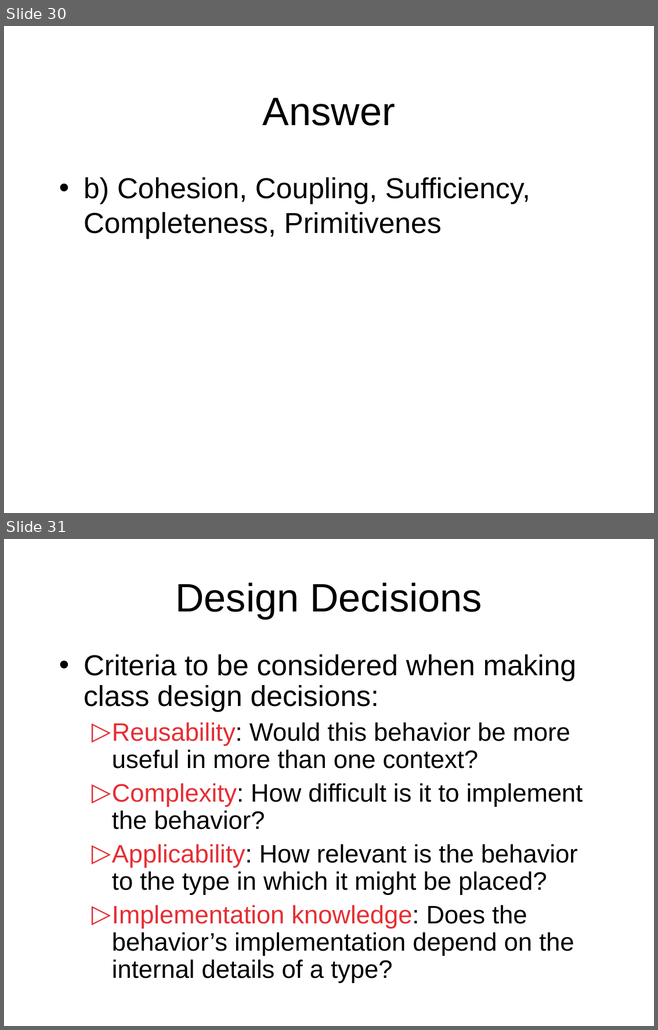
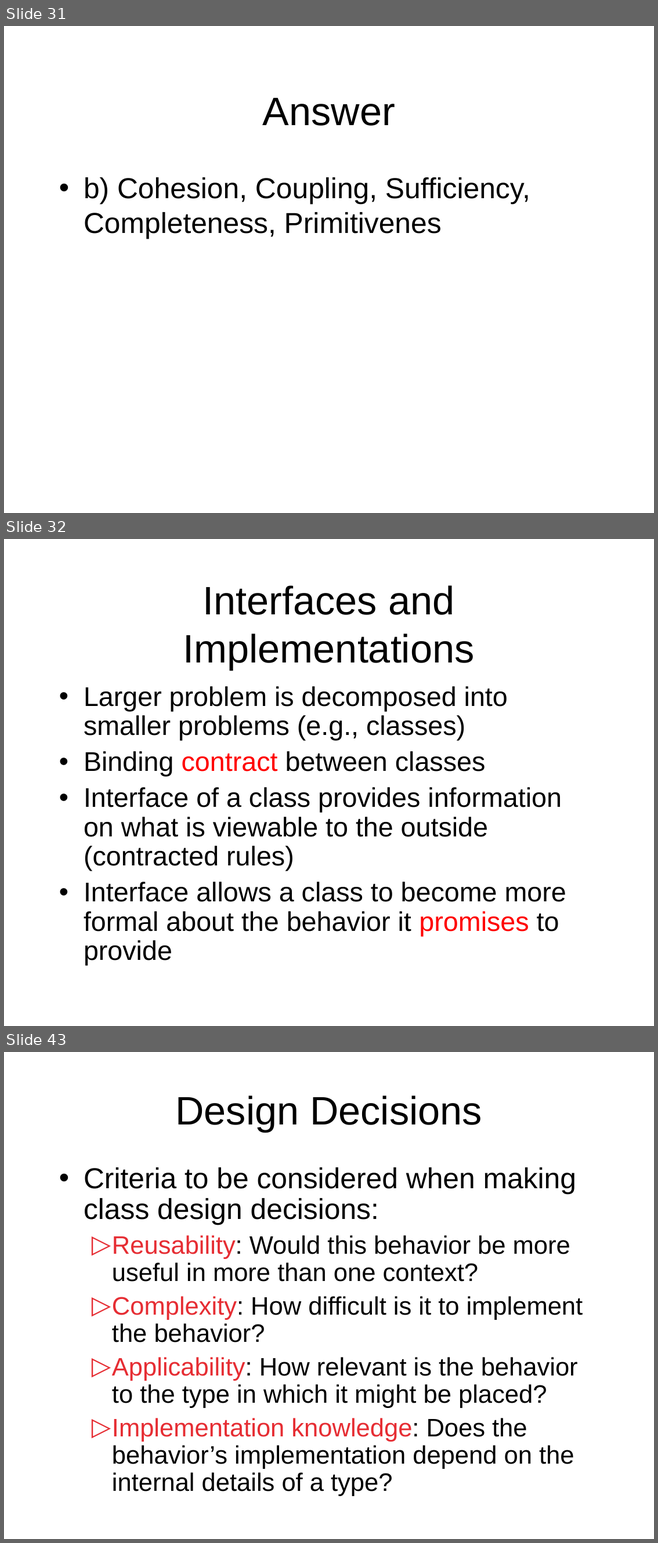
Before and after one commit to octaviordz/zjnu2017.github.io, a slide deck: OOAD/lectures/040--Classes.and.Objects.ppt. Shown one above the other, each under a label of ours: slides 30 and 31 before the commit, slides 31, 32 and 43 after it; the slides between them are not shown. The pictures are 658x1030 and 658x1543 pixels, drawn with LibreOffice and Linux fonts; fonts in the diff are those of the drawing. Boxes give left, top, right and bottom in pixels: in the first picture for what was removed or moved away, otherwise in the second. Text is boxed around its words. In the diff, an @@ line names an element or a change of style, - is before the commit and + after.

```diff
--- a/OOAD/lectures/040--Classes.and.Objects.ppt
+++ b/OOAD/lectures/040--Classes.and.Objects.ppt
@@ slide 32 added at [4, 539, 654, 1026], background #FFFFFF @@
@@ title added at [183, 585, 474, 669], 44 pt, text #000000 @@
+Interfaces and Implementations
@@ text added at [83, 686, 566, 965], 30 pt, text #000000 @@
+• Larger problem is decomposed into smaller problems (e.g., classes)
+• Binding contract between classes
+• Interface of a class provides information on what is viewable to the outside (contracted rules)
+• Interface allows a class to become more formal about the behavior it promises to provide
@@ what was slide 30 is now slide 31 @@
@@ what was slide 31 is now slide 43 @@
```
Also in this commit, not shown: 11 slides changed, 26 other slides added, 1 other file.
